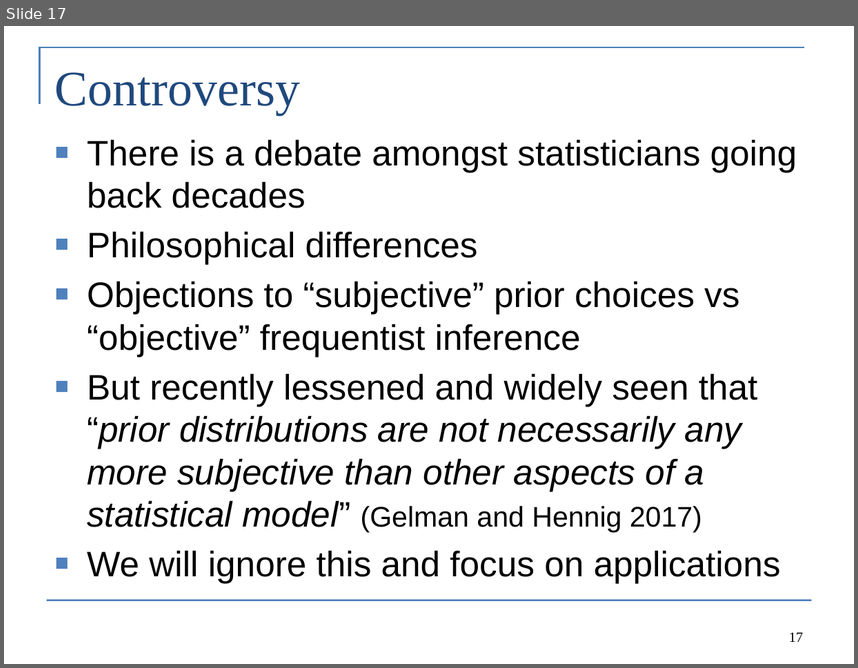
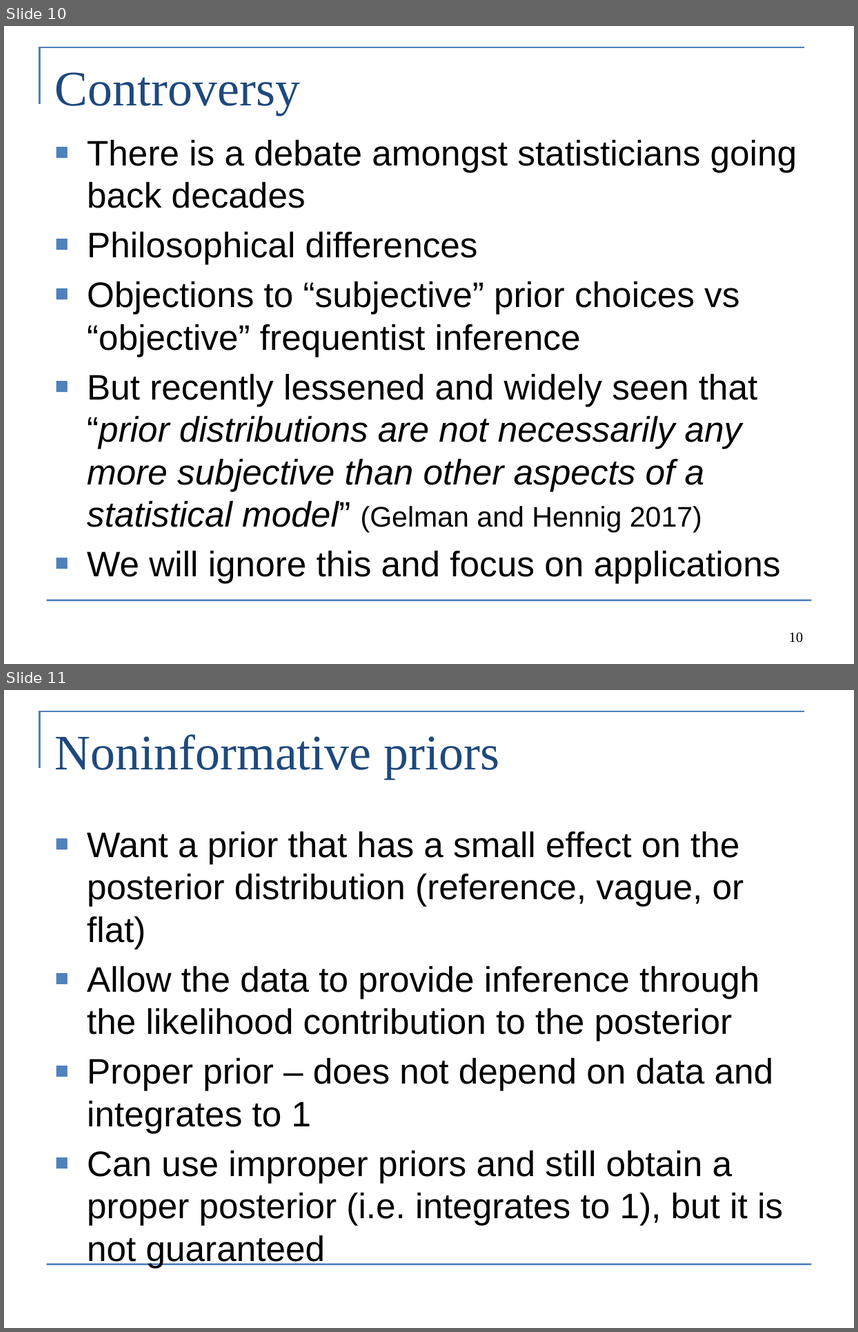
Before and after one commit to colemonnahan/bayes_workshop, a slide deck: dia2/lecture2_bayes.pptx. Shown one above the other, each under a label of ours: slide 17 before the commit, slides 10 and 11 after it. The pictures are 858x668 and 858x1332 pixels, drawn with LibreOffice and Linux fonts; fonts in the diff are those of the drawing. Boxes give left, top, right and bottom in pixels: in the first picture for what was removed or moved away, otherwise in the second. Text is boxed around its words. In the diff, an @@ line names an element or a change of style, - is before the commit and + after.

```diff
--- a/dia2/lecture2_bayes.pptx
+++ b/dia2/lecture2_bayes.pptx
@@ slide 11 added at bbox=[4, 690, 854, 1328], background #FFFFFF; not listed: 2 template elements that a slide beside it also shows @@
@@ title added at bbox=[55, 734, 499, 779], 42 pt, text #1F497D @@
+Noninformative priors
@@ text added at bbox=[87, 831, 783, 1225], 30 pt, text #000000 @@
+■ Want a prior that has a small effect on the posterior distribution (reference, vague, or flat)
+■ Allow the data to provide inference through the likelihood contribution to the posterior
+■ Proper prior – does not depend on data and integrates to 1
+■ Can use improper priors and still obtain a proper posterior (i.e. integrates to 1), but it is not guaranteed
@@ what was slide 17 is now slide 10 @@
@@ page number at bbox=[789, 632, 803, 642]: text changed @@
-17
+10
```
Also in this commit, not shown: 7 slides changed, 6 other slides added, 13 slides removed, 7 other files.
